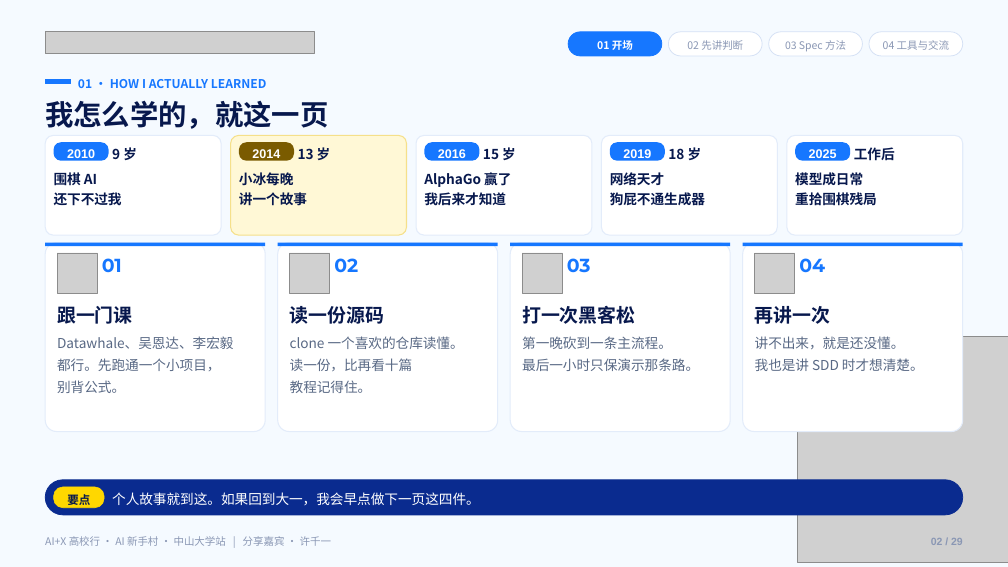
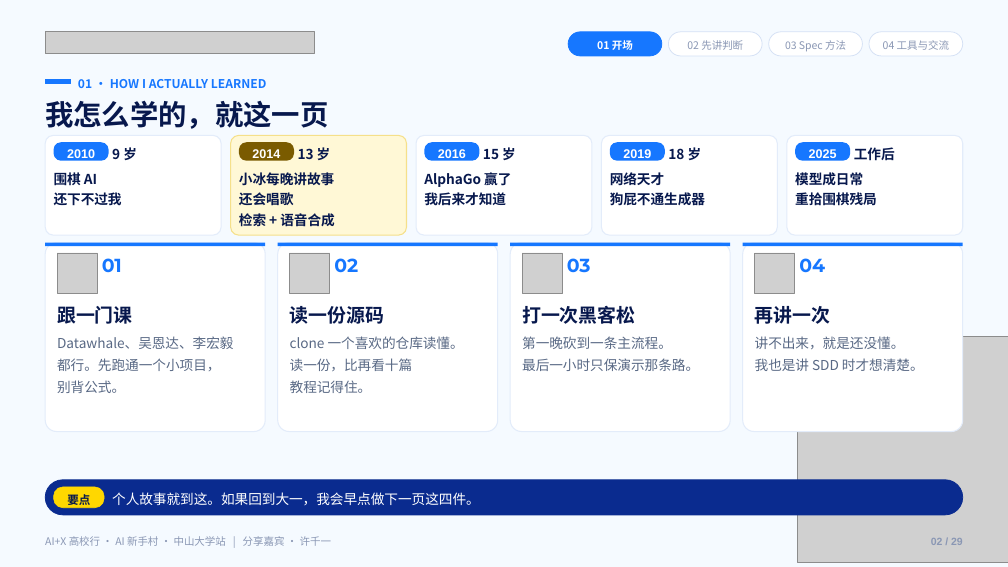
Before and after one commit to Frocir/aix-talk, a slide deck: slide 2 of aix-talk-26pages.pptx. Drawn at 1008x567 pixels with LibreOffice and Linux fonts; fonts in the diff are those of the drawing; grey boxes stand for pictures. Boxes give left, top, right and bottom in pixels: in the first picture for what was removed or moved away, otherwise in the second. Text is boxed around its words. In the diff, an @@ line names an element or a change of style, - is before the commit and + after.

```diff
--- a/aix-talk-26pages.pptx
+++ b/aix-talk-26pages.pptx
@@ text at (239,172,334,229): text changed @@
-小冰每晚
-讲一个故事
+小冰每晚讲故事
+还会唱歌
+检索 + 语音合成
```
Also in this commit, not shown: 5 other slides changed, 2 other files.
